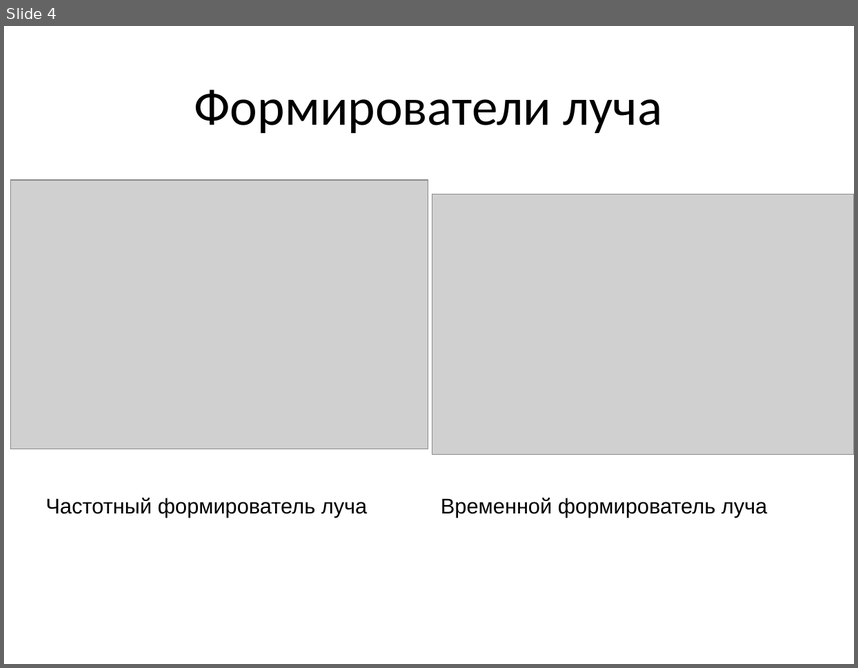
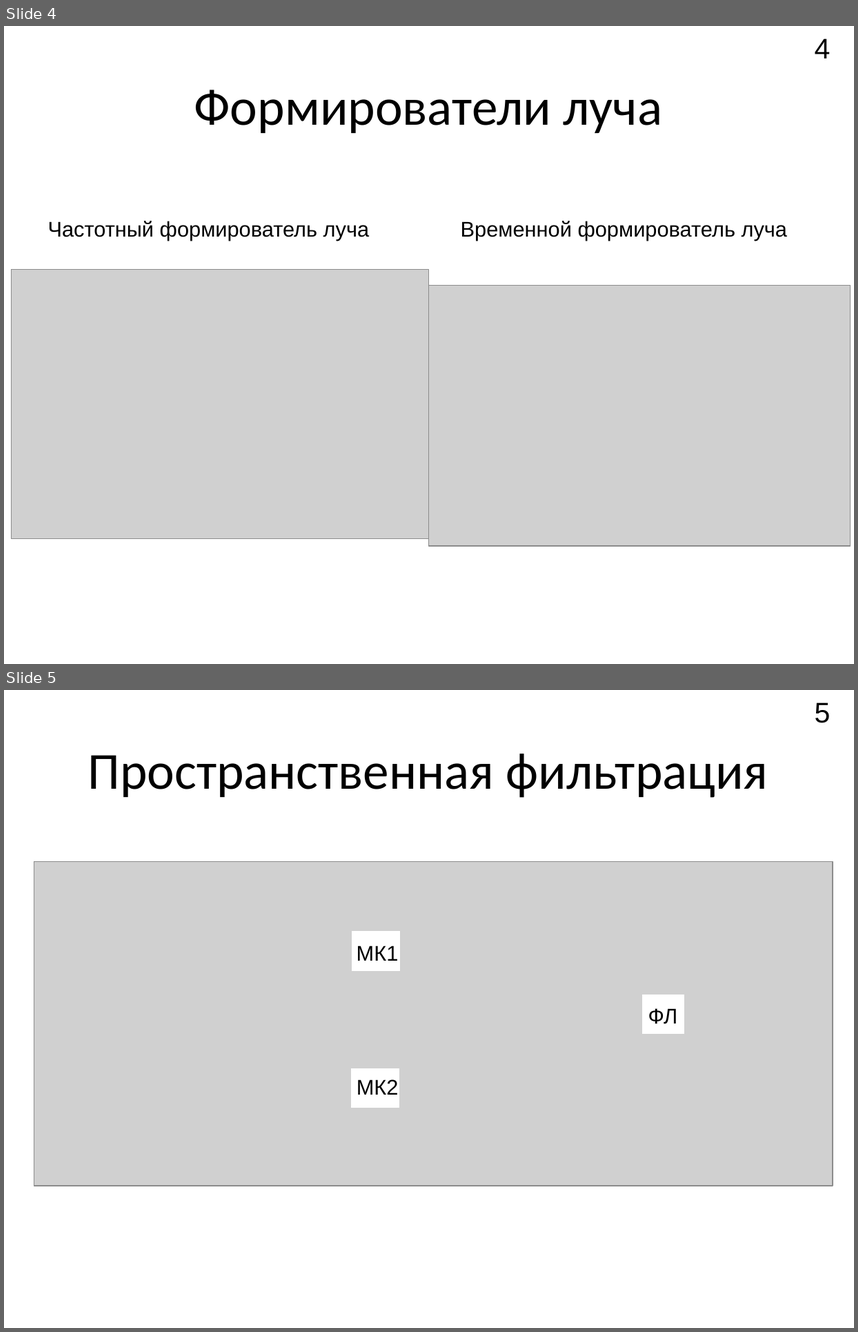
Before and after one commit to Rernamp/microphone_arrays, a slide deck: student_session_2021/Доклад.pptx. Shown one above the other, each under a label of ours: slide 4 before the commit, slides 4 and 5 after it. The pictures are 858x668 and 858x1332 pixels, drawn with LibreOffice and Linux fonts; fonts in the diff are those of the drawing; grey boxes stand for pictures. Boxes give left, top, right and bottom in pixels: in the first picture for what was removed or moved away, otherwise in the second. Text is boxed around its words. In the diff, an @@ line names an element or a change of style, - is before the commit and + after.

```diff
--- a/student_session_2021/Доклад.pptx
+++ b/student_session_2021/Доклад.pptx
@@ slide 5 added at (x1=4, y1=690, x2=854, y2=1328), background #FFFFFF @@
@@ page number added at (x1=815, y1=702, x2=831, y2=723), 24 pt, text #000000 @@
+5
@@ text added at (x1=87, y1=753, x2=769, y2=798), 44 pt, text #000000 @@
+Пространственная фильтрация
@@ group added at (x1=34, y1=862, x2=832, y2=1185): 3 rectangles, 3 texts, 1 picture @@
+ФЛ
+МК1
+МК2
@@ slide 4 changed as well @@
@@ page number added at (x1=815, y1=38, x2=831, y2=58), 24 pt, text #000000 @@
+4
@@ text "Частотный формирователь луча" moved from (x1=46, y1=497, x2=367, y2=517) to (x1=48, y1=221, x2=369, y2=241) @@
@@ text "Временной формирователь луча" moved from (x1=441, y1=497, x2=767, y2=517) to (x1=461, y1=221, x2=787, y2=241) @@
@@ picture moved from (x1=11, y1=180, x2=428, y2=448) to (x1=12, y1=269, x2=429, y2=538) @@
@@ picture moved from (x1=432, y1=194, x2=854, y2=454) to (x1=429, y1=285, x2=851, y2=546) @@
```
Also in this commit, not shown: 6 other slides changed, 4 other slides added, 5 slides removed.
